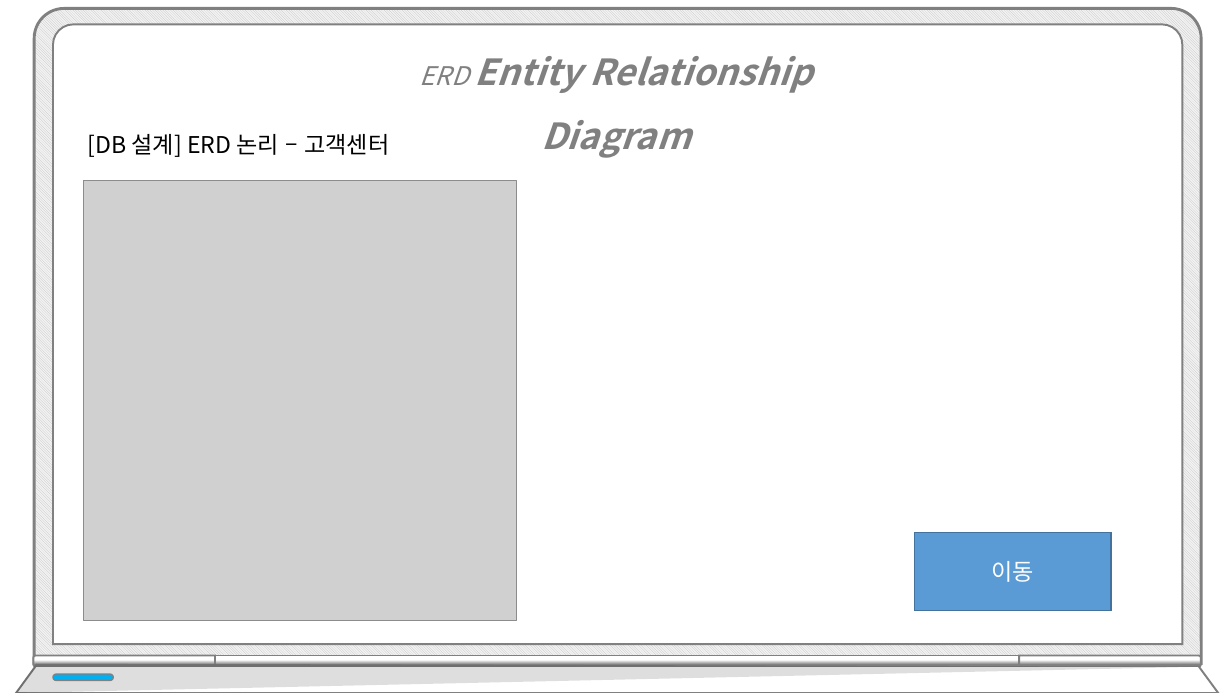
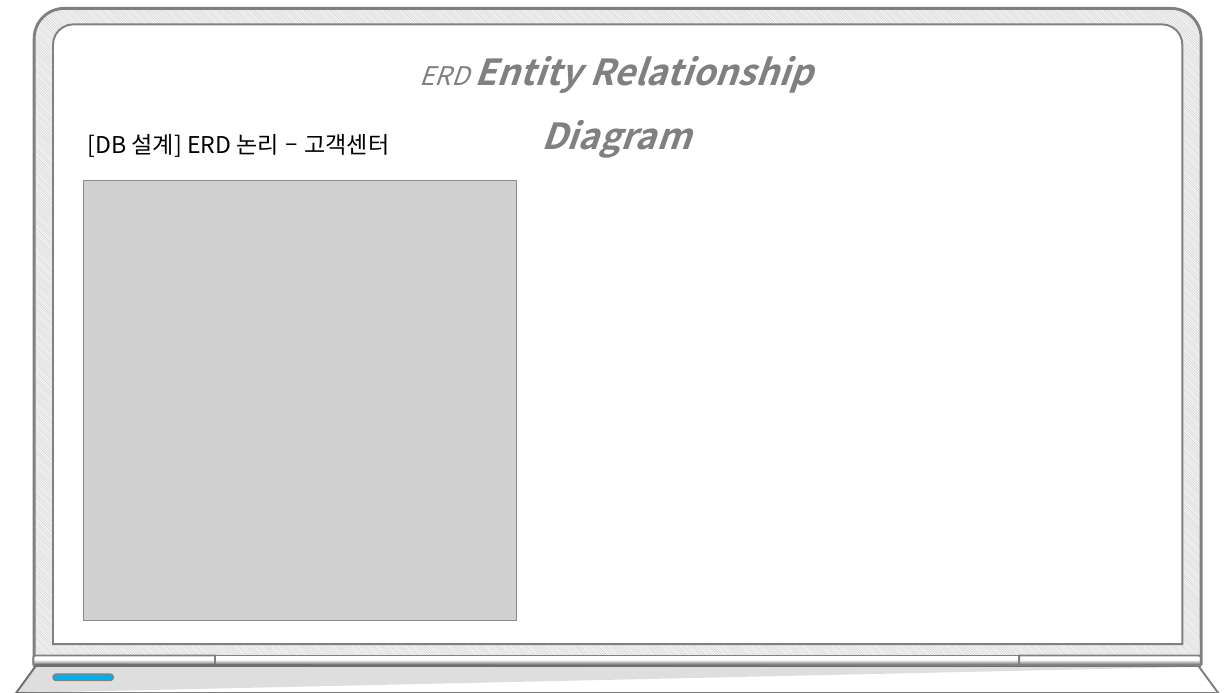
Before and after one commit to hhsw07/ezen-academy-projects, a slide deck: slide 18 of WebContent/발표/4차/프로젝트5_4차.pptx (slide 19 before the commit). Drawn at 1232x693 pixels with LibreOffice and Linux fonts; fonts in the diff are those of the drawing; grey boxes stand for pictures. Boxes give left, top, right and bottom in pixels: in the first picture for what was removed or moved away, otherwise in the second. Text is boxed around its words. In the diff, an @@ line names an element or a change of style, - is before the commit and + after.

```diff
--- a/WebContent/발표/4차/프로젝트5_4차.pptx
+++ b/WebContent/발표/4차/프로젝트5_4차.pptx
@@ rectangle removed at <box>915,532,1112,611</box> @@
-이동
```
Also in this commit, not shown: 6 other slides changed, 6 slides added.
